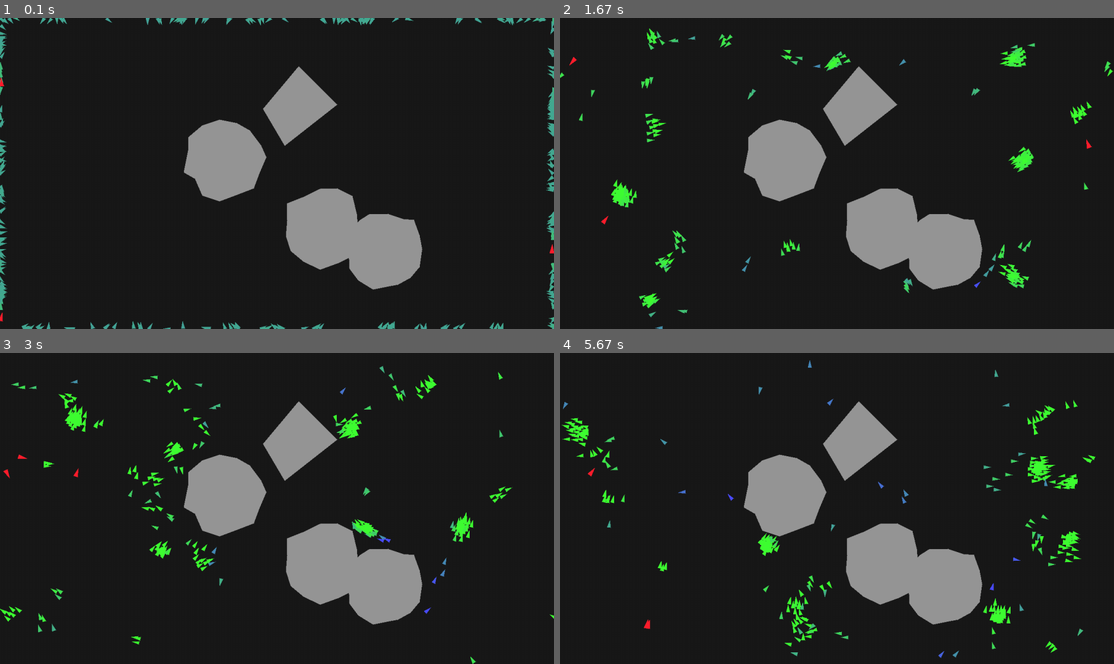
Above: before the commit, frames 1-4 (two rows, left to right).
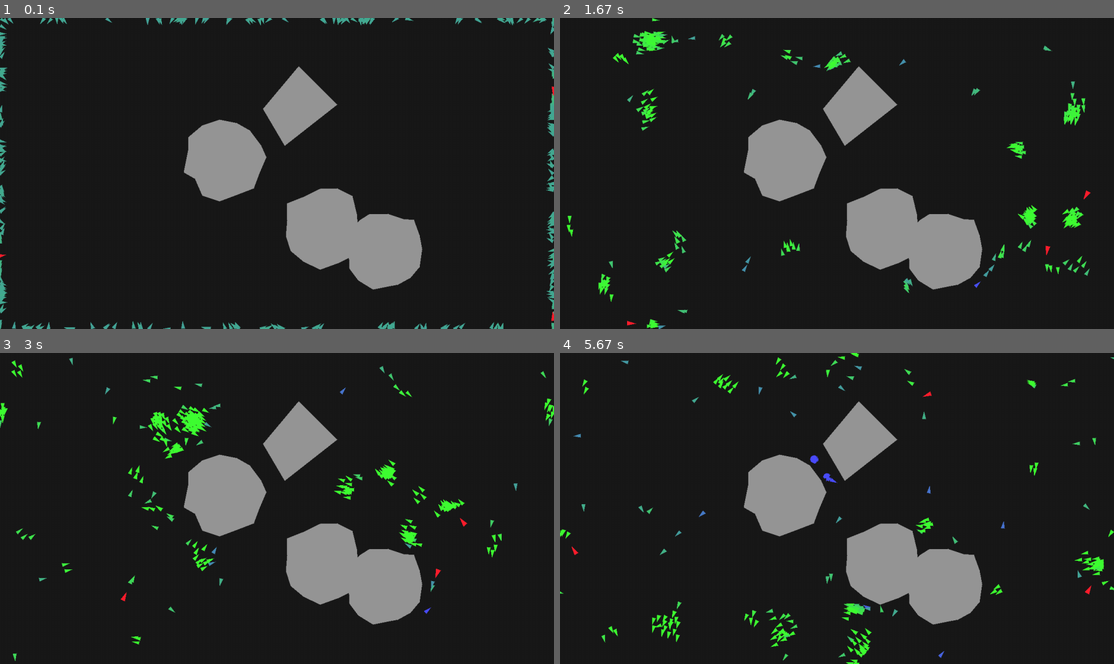
Above: after the commit, the same moments.

Repository: Thunder1967/NSYSU_AI_midterm_boids
Game: pygame game, started from boids.py
Same seed, same stepped clock (60 frames per second), same inputs: the game is played once before the commit and once after it.
Inputs:
- Up to frame 1 (0.1 s): no input
- Up to frame 2 (1.67 s): no input
- Up to frame 3 (3 s): no input
- Up to frame 4 (5.67 s): tap Enter every 0.33 s from 3.33 to 5.33 s

The runs differ from the first frame. In frame 1, 0.5% of the frame differs, in the area x 0-100%, y 0-100%; in frame 2, 2.6%; in frame 3, 3.5%; in frame 4, 4.3%.

Commit message:
優化掠食者

Diff:
--- a/boids.py
+++ b/boids.py
@@ -38,7 +38,7 @@
 Bird_Separation_Weight = 1 #bird 分離力最大值
 Bird_Alignment_Weight = 1 #bird 對齊力最大值
 Bird_Cohesion_Weight = 1 #bird 聚集力最大值
-Bird_Flee_Weight = 5 #bird 逃跑力最大值
+Bird_Flee_Weight = 3 #bird 逃跑力最大值
 Bird_Alert_Radius = 40 #bird 警戒範圍
 
 Predator_Number = 3 #Predator 數量
@@ -46,7 +46,8 @@
 Predator_MIN_Speed = 40 #Predator 最小速度
 Predator_MAX_Speed = 160 #Predator 最大速度
 Predator_Perception_Radius = 60 #Predator 觀察範圍
-Predator_Track_Weight = 1
+Predator_Track_Weight = 2
+Predator_Separation_Weight = 1
 
 Obstacle_Number = 4 # Obstacle 數量
 Bounce_Damping = 0.8 # bird 碰撞時能量遞減
@@ -225,8 +226,30 @@
                         track_force.scale_to_length(Predator_Track_Weight)
 
         return track_force
-    def update(self, all_boids, obstacles):
-        force = self.apply_track(all_boids) #計算作用力
+    def apply_separation(self,predators):
+        separation_force = pygame.math.Vector2(0, 0)
+        neighbor_count = 0
+
+        for predator in predators:
+            distance_vector = self.position - predator.position
+            distance = distance_vector.length()
+
+            # 檢查是否在觀察範圍內
+            if distance < Predator_Perception_Radius and distance > 0:
+                # 施加推力
+                separation_force += distance_vector.normalize()*Predator_Perception_Radius / distance
+                neighbor_count+=1
+
+        if neighbor_count>0:
+            # 計算分離力
+            if separation_force.length()>0:
+                separation_force/=neighbor_count
+                if separation_force.length() > Predator_Separation_Weight:
+                    separation_force.scale_to_length(Predator_Separation_Weight)
+
+        return separation_force
+    def update(self, all_boids, obstacles,predators):
+        force = self.apply_track(all_boids)+self.apply_separation(predators) #計算作用力
         self.direction = (self.direction+force).normalize() #調整方向
         self.speed += force.length() #調整速率
 
@@ -370,7 +393,7 @@
     for obstacle in obstacles:
         obstacle.draw(Screen)
     for predator in predators:
-        predator.update(birds,obstacles)
+        predator.update(birds,obstacles,predators)
         predator.draw(Screen)
 
     pygame.display.flip()
